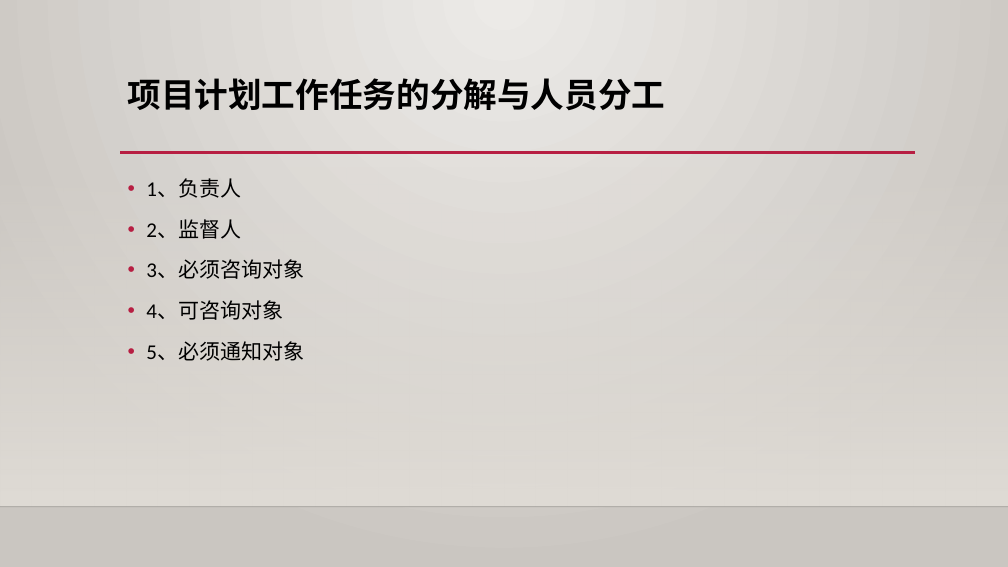
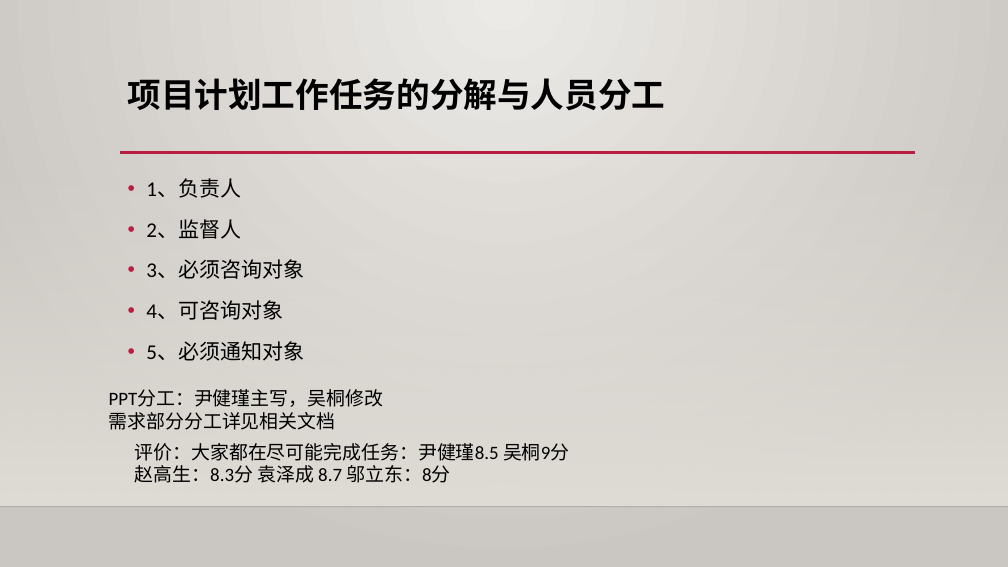
Before and after one commit to shangzhaoxiaozi/PRD-21, a slide deck: slide 18 of PRD-21-C2/非受控文档/过程文档/软件工程系列课程教学网站项目计划.pptx. Drawn at 1008x567 pixels with LibreOffice and Linux fonts; fonts in the diff are those of the drawing; background and template pictures are left out. Boxes give left, top, right and bottom in pixels: in the first picture for what was removed or moved away, otherwise in the second. Text is boxed around its words. In the diff, an @@ line names an element or a change of style, - is before the commit and + after.

```diff
--- a/PRD-21-C2/非受控文档/过程文档/软件工程系列课程教学网站项目计划.pptx
+++ b/PRD-21-C2/非受控文档/过程文档/软件工程系列课程教学网站项目计划.pptx
@@ text added at (109,390,383,430), 18 pt, text #000000 @@
+PPT分工：尹健瑾主写，吴桐修改
+需求部分分工详见相关文档
@@ text added at (135,443,569,483), 18 pt, text #000000 @@
+评价：大家都在尽可能完成任务：尹健瑾8.5 吴桐9分
+赵高生：8.3分 袁泽成 8.7 邬立东：8分
```
Also in this commit, not shown: 5 other slides changed, 17 other files.
